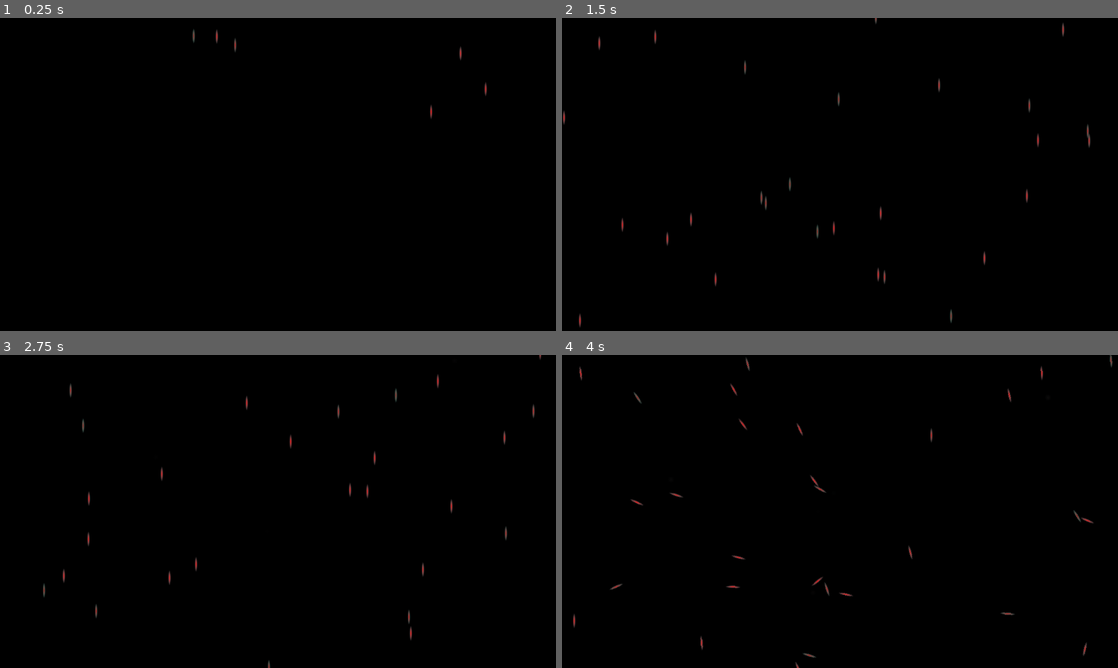
Above: before the commit, frames 1-4 (two rows, left to right).
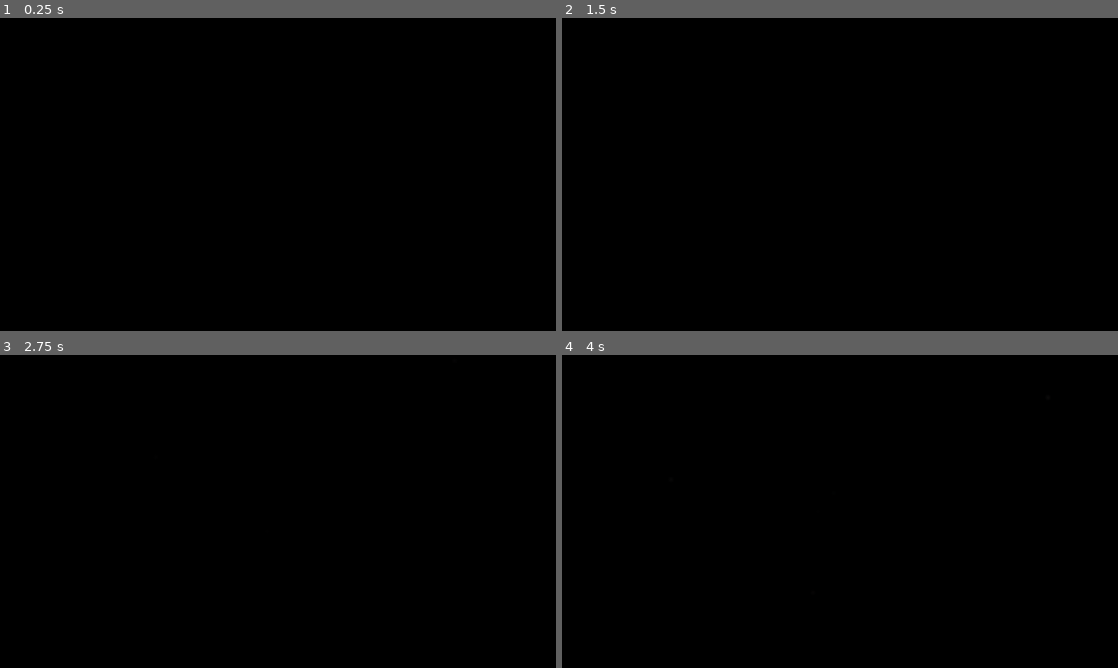
Above: after the commit, the same moments.

Repository: epimetheusgames/ProjectPrometheus
Game: Godot game, scene res://Levels/Cutscenes/Credits.tscn
Two runs of this game, one before a commit and one after it. Both use one fixed random seed, a clock stepped at 60 frames per second and the inputs below.
Inputs:
- Up to frame 1 (0.25 s): no input
- Up to frame 2 (1.5 s): hold D (right) from 0.53 s (still down); tap W (jump) at 0.77 s
- Up to frame 3 (2.75 s): tap W (jump) at 1.52 s; release D (right) at 2.03 s; hold A (left) from 2.03 s (still down)
- Up to frame 4 (4 s): release A (left) at 2.78 s; hold D (right) from 2.78 s (still down); tap W (jump) at 3.02, 3.77 s

The runs differ from the first frame. In frame 1, 0.1% of the frame differs, in the area x 34-88%, y 3-33%; in frame 2, 0.4%; in frame 3, 0.4%; in frame 4, 0.4%, in the area x 2-99%, y 0-100%.

Commit message:
Phenominal improvements to credits sequence (wait for sweral)

Diff:
--- a/Levels/Cutscenes/Credits.tscn
+++ b/Levels/Cutscenes/Credits.tscn
@@ -29,6 +29,9 @@
 sub_emitter_amount_at_collision = 1
 collision_mode = 2
 
+[sub_resource type="CanvasItemMaterial" id="CanvasItemMaterial_lbx0w"]
+blend_mode = 1
+
 [sub_resource type="Curve" id="Curve_5ybs7"]
 min_value = -10.0
 max_value = 10.0
@@ -45,8 +48,8 @@
 direction = Vector3(0, 1, 0)
 spread = 20.0
 gravity = Vector3(0, 0, 0)
-initial_velocity_min = 750.0
-initial_velocity_max = 1200.0
+initial_velocity_min = 300.0
+initial_velocity_max = 750.0
 orbit_velocity_min = 0.0
 orbit_velocity_max = 0.0
 angle_curve = SubResource("CurveTexture_eso3b")
@@ -54,14 +57,16 @@
 hue_variation_max = 0.05
 
 [sub_resource type="Gradient" id="Gradient_d3i88"]
-colors = PackedColorArray(0.95, 0, 0, 1, 1, 1, 1, 0)
+offsets = PackedFloat32Array(0.354839, 1)
+colors = PackedColorArray(1, 0.313726, 0.247059, 1, 0, 0, 0, 0)
 
 [sub_resource type="GradientTexture2D" id="GradientTexture2D_76602"]
 gradient = SubResource("Gradient_d3i88")
-width = 12
+width = 8
+height = 8
 fill = 1
-fill_from = Vector2(0.34188, 0.504274)
-fill_to = Vector2(0.463303, 0.279817)
+fill_from = Vector2(0.486239, 0.518349)
+fill_to = Vector2(0.46789, 0.0779817)
 
 [sub_resource type="Curve" id="Curve_xqfyj"]
 min_value = -10.0
@@ -141,6 +146,10 @@
 fill_from = Vector2(0.34188, 0.504274)
 fill_to = Vector2(0.463303, 0.279817)
 
+[sub_resource type="CanvasItemMaterial" id="CanvasItemMaterial_l4lh1"]
+blend_mode = 1
+light_mode = 1
+
 [sub_resource type="Curve" id="Curve_6iou5"]
 min_value = -10.0
 max_value = 10.0
@@ -152,7 +161,7 @@
 
 [sub_resource type="Gradient" id="Gradient_7g2yj"]
 offsets = PackedFloat32Array(0.251852, 0.533333, 1)
-colors = PackedColorArray(1, 1, 1, 1, 1, 1, 1, 0.0518519, 1, 1, 1, 0)
+colors = PackedColorArray(1, 1, 1, 0.47451, 1, 1, 1, 0.0518519, 1, 1, 1, 0)
 
 [sub_resource type="GradientTexture1D" id="GradientTexture1D_lnvep"]
 gradient = SubResource("Gradient_7g2yj")
@@ -161,13 +170,13 @@
 emission_shape = 3
 emission_box_extents = Vector3(1, 1, 1)
 particle_flag_disable_z = true
-spread = 46.0
-gravity = Vector3(0, 1000, 0)
+spread = 70.0
+gravity = Vector3(0, 0, 0)
 initial_velocity_min = 500.0
-initial_velocity_max = 500.0
-orbit_velocity_min = 0.0
-orbit_velocity_max = 0.0
-damping_min = 200.0
+initial_velocity_max = 700.0
+orbit_velocity_min = 0.0
+orbit_velocity_max = 0.0
+damping_min = 100.0
 damping_max = 1000.0
 angle_curve = SubResource("CurveTexture_20uti")
 color_ramp = SubResource("GradientTexture1D_lnvep")
@@ -186,18 +195,21 @@
 fill_from = Vector2(0.513761, 0.495413)
 fill_to = Vector2(0.555046, 0.302752)
 
+[sub_resource type="CanvasItemMaterial" id="CanvasItemMaterial_fgw6o"]
+blend_mode = 1
+
 [sub_resource type="ParticleProcessMaterial" id="ParticleProcessMaterial_sl6ai"]
 emission_shape = 3
 emission_box_extents = Vector3(1, 1, 1)
 particle_flag_disable_z = true
 direction = Vector3(-1, 0, 0)
-spread = 46.0
-gravity = Vector3(0, 1000, 0)
+spread = 70.0
+gravity = Vector3(0, 0, 0)
 initial_velocity_min = 500.0
-initial_velocity_max = 500.0
-orbit_velocity_min = 0.0
-orbit_velocity_max = 0.0
-damping_min = 200.0
+initial_velocity_max = 700.0
+orbit_velocity_min = 0.0
+orbit_velocity_max = 0.0
+damping_min = 100.0
 damping_max = 1000.0
 angle_curve = SubResource("CurveTexture_20uti")
 color_ramp = SubResource("GradientTexture1D_lnvep")
@@ -301,19 +313,20 @@
 
 [node name="Drop" parent="Rain" index="0"]
 process_material = SubResource("ParticleProcessMaterial_tytg3")
-explosiveness = 0.0
 
 [node name="FallingParticles" type="GPUParticles2D" parent="."]
 editor_description = "This is "
+material = SubResource("CanvasItemMaterial_lbx0w")
 position = Vector2(662, -89)
 emitting = false
-amount = 500
+amount = 300
 process_material = SubResource("ParticleProcessMaterial_tuxj5")
 texture = SubResource("GradientTexture2D_76602")
 lifetime = 10.0
 fixed_fps = 60
 collision_base_size = 0.0
-trail_lifetime = 0.01
+trail_enabled = true
+trail_lifetime = 0.1
 trail_sections = 2
 trail_section_subdivisions = 1
 
@@ -368,6 +381,7 @@
 
 [node name="LeftExplosions" type="GPUParticles2D" parent="."]
 editor_description = "This is "
+material = SubResource("CanvasItemMaterial_l4lh1")
 position = Vector2(-3, 343)
 emitting = false
 amount = 200
@@ -385,6 +399,7 @@
 
 [node name="RightExplosions" type="GPUParticles2D" parent="."]
 editor_description = "This is "
+material = SubResource("CanvasItemMaterial_fgw6o")
 position = Vector2(1180, 310)
 emitting = false
 amount = 200
--- a/Scripts/Credits.gd
+++ b/Scripts/Credits.gd
@@ -3,15 +3,15 @@
 var increase_orbitvel = false
 
 func _ready():
-	$FallingParticles.emitting = true
+	$FallingParticles.process_material.angular_velocity_max = 200
+	$FallingParticles.process_material.spread = 40
 
 func _process(_delta):
 	if increase_orbitvel:
 		$FallingParticles.process_material.orbit_velocity_max += 0.003
 
 func _on_start_timer_timeout():
-	$FallingParticles.process_material.angular_velocity_max = 200
-	$FallingParticles.process_material.spread = 40
+	$FallingParticles.emitting = true
 	$Music.play()
 
 func _on_left_beat_timer_timeout():
Not shown: 1 places in Levels/Cutscenes/Credits.tscn that only renumber resources
